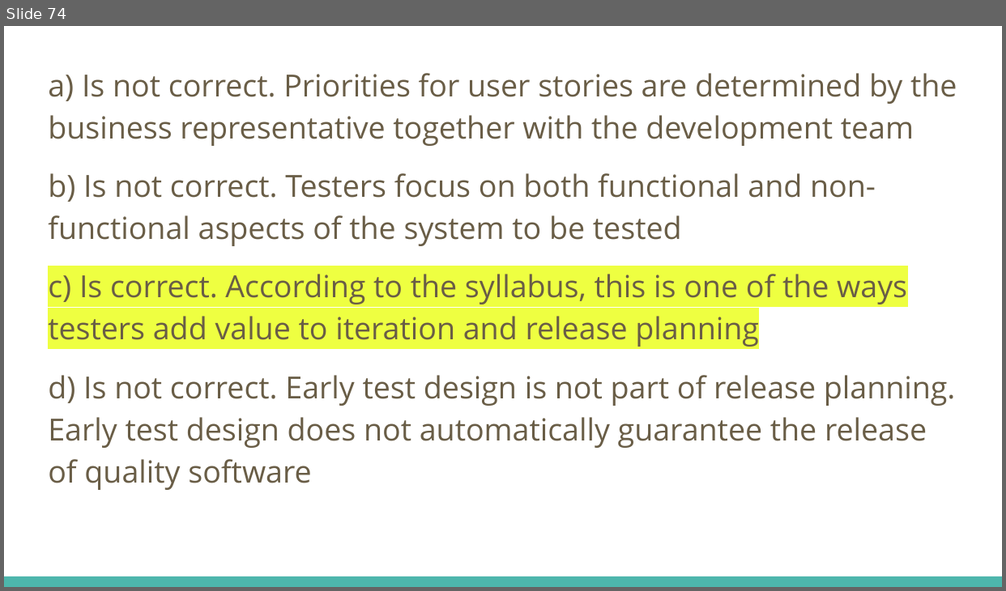
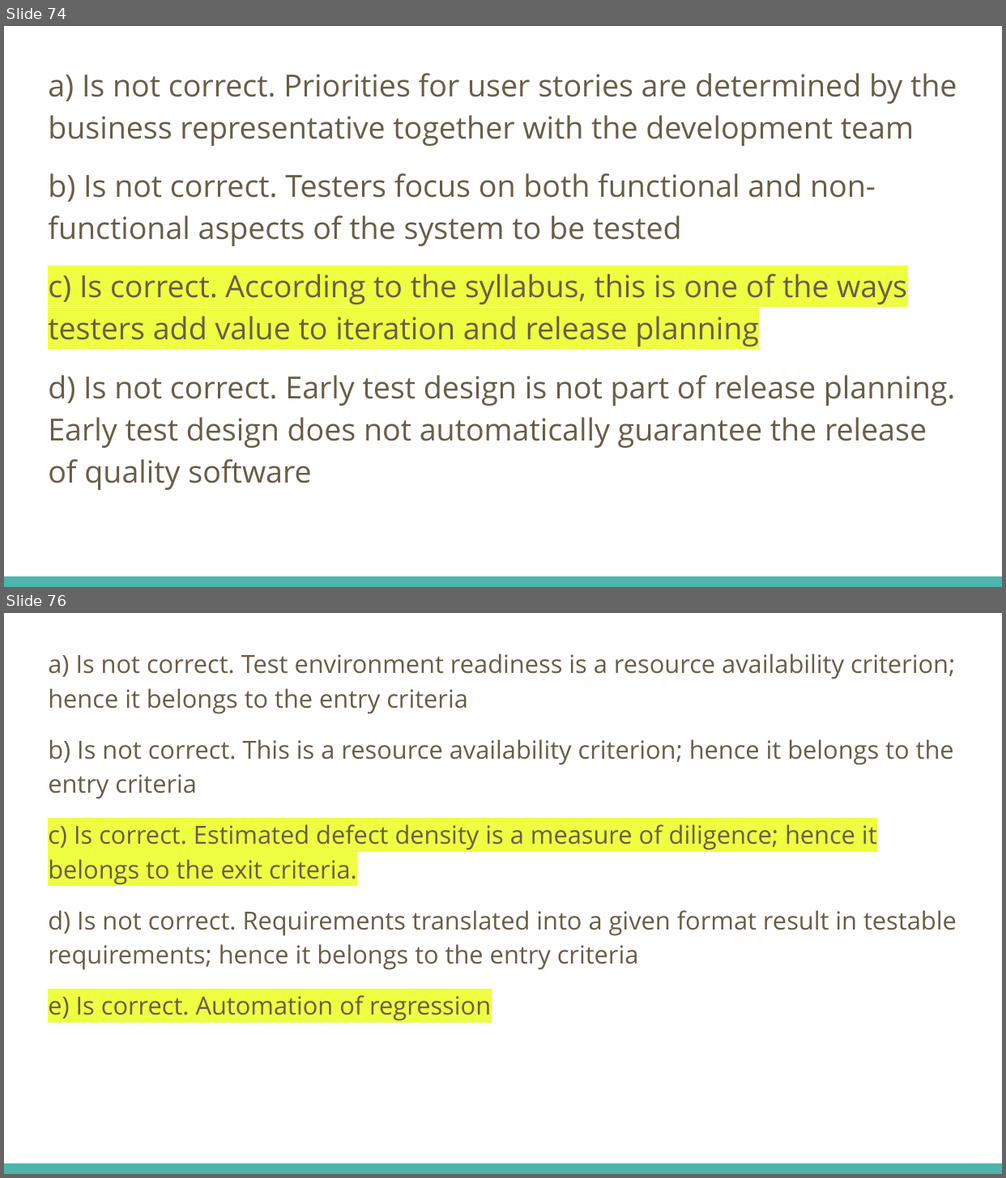
Before and after one commit to fawadmalik/istqb, a slide deck: ISTQB Foundation Level Preparation.pptx. Shown one above the other, each under a label of ours: slide 74 before the commit, slides 74 and 76 after it; the slides between them are not shown. The pictures are 1006x591 and 1006x1178 pixels, drawn with LibreOffice and Linux fonts; fonts in the diff are those of the drawing. Boxes give left, top, right and bottom in pixels: in the first picture for what was removed or moved away, otherwise in the second. Text is boxed around its words. In the diff, an @@ line names an element or a change of style, - is before the commit and + after.

```diff
--- a/ISTQB Foundation Level Preparation.pptx
+++ b/ISTQB Foundation Level Preparation.pptx
@@ slide 76 added at [4,613,1002,1174], background #FFFFFF; not listed: 1 template element that a slide beside it also shows @@
@@ text added at [48,653,957,1021], 18 pt, text #695D46 @@
+a) Is not correct. Test environment readiness is a resource availability criterion; hence it belongs to the entry criteria
+b) Is not correct. This is a resource availability criterion; hence it belongs to the entry criteria
+c) Is correct. Estimated defect density is a measure of diligence; hence it belongs to the exit criteria.
+d) Is not correct. Requirements translated into a given format result in testable requirements; hence it belongs to the entry criteria
+e) Is correct. Automation of regression
```
Also in this commit, not shown: 6 other slides added.
